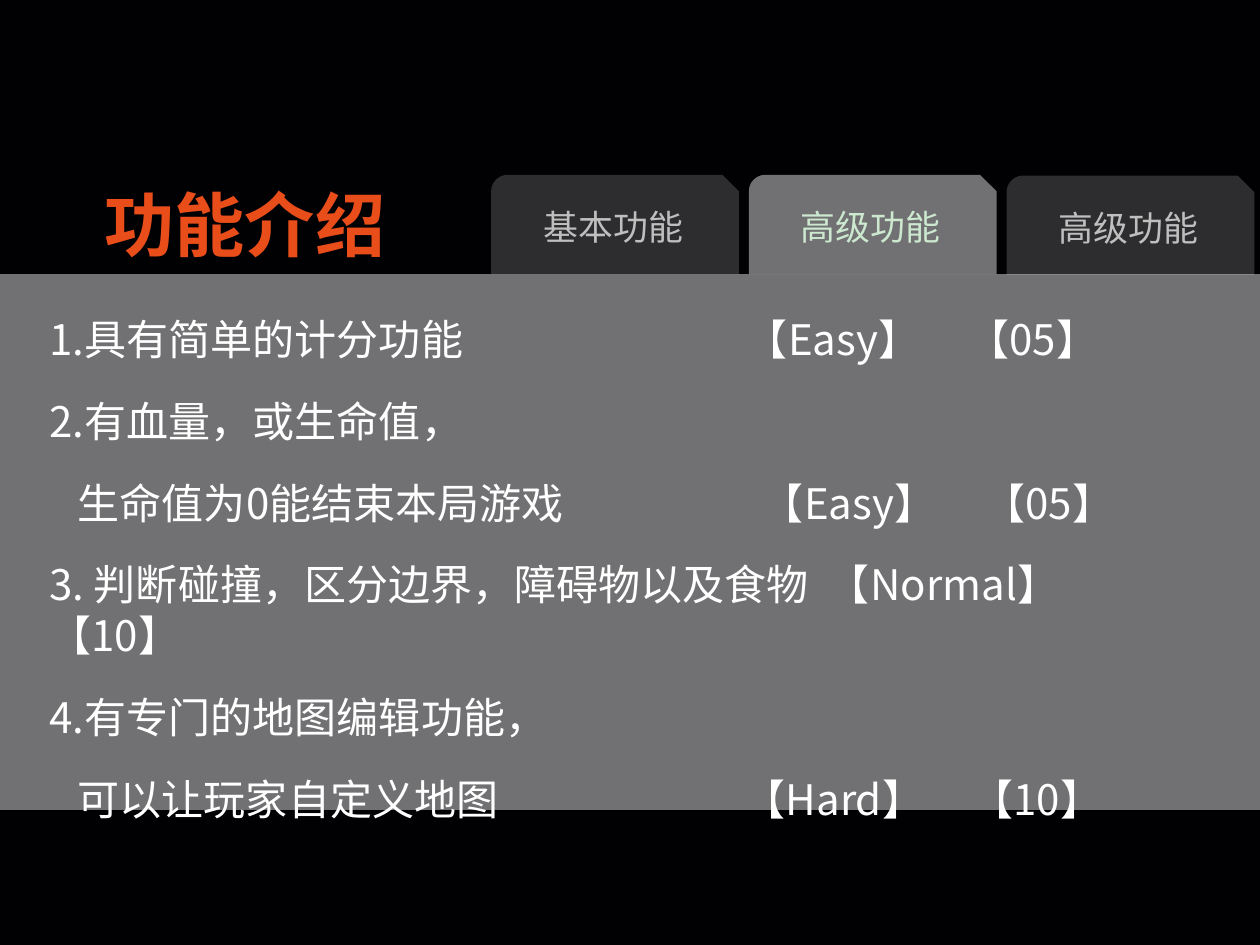
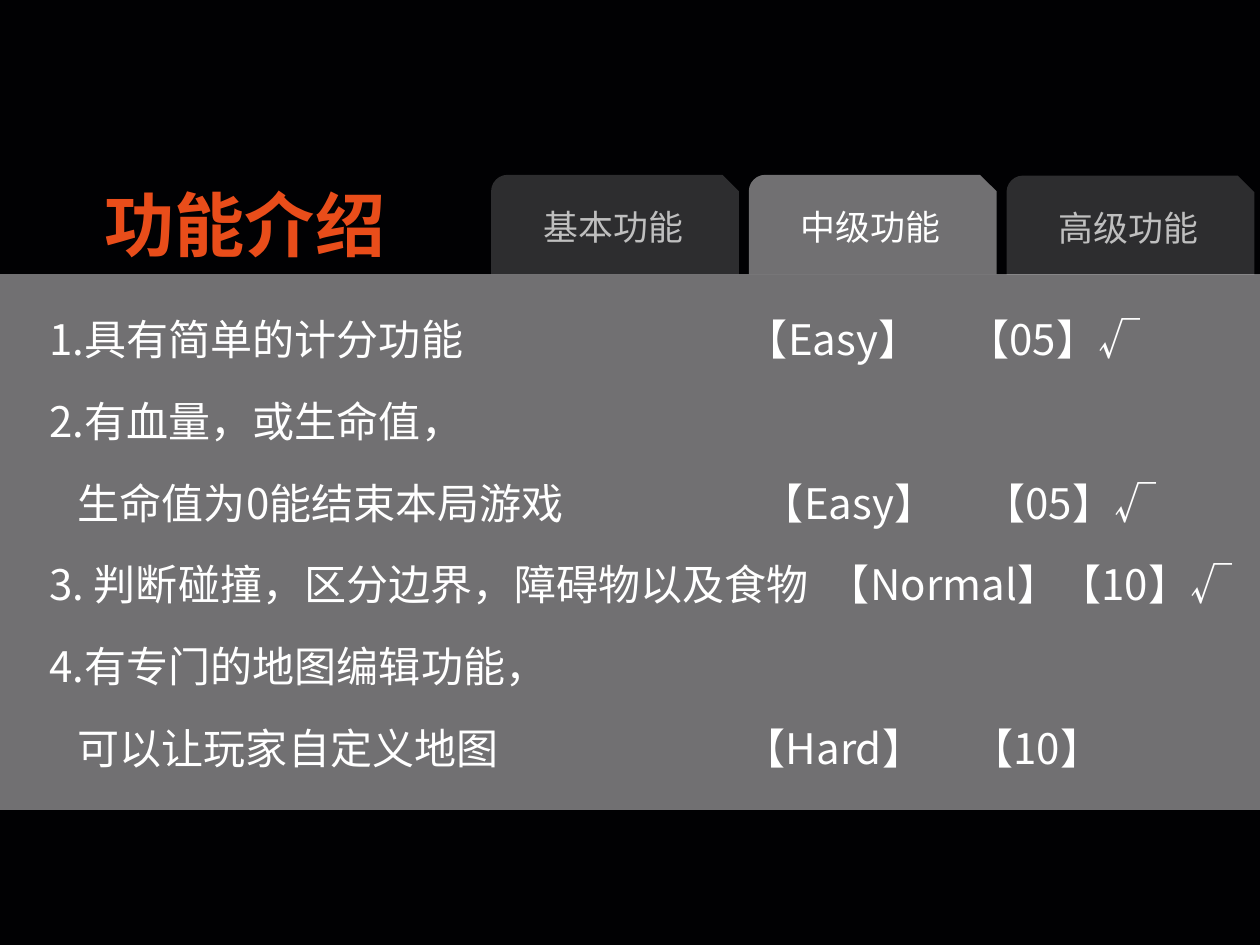
Before and after one commit to CO0kie-SH/15PB-Snake, a slide deck: slide 5 of 5.贪吃蛇PPT示例.pptx. Drawn at 1260x945 pixels with LibreOffice and Linux fonts; fonts in the diff are those of the drawing. Boxes give left, top, right and bottom in pixels: in the first picture for what was removed or moved away, otherwise in the second. Text is boxed around its words. In the diff, an @@ line names an element or a change of style, - is before the commit and + after.

```diff
--- a/5.贪吃蛇PPT示例.pptx
+++ b/5.贪吃蛇PPT示例.pptx
@@ text in snip round rect at (801, 210, 941, 243): text changed; text colour #CCE8CF to #FFFFFF @@
-高级功能
+中级功能
@@ text at (49, 319, 1156, 529): text changed; text colour #CCE8CF to #FFFFFF @@
-1.具有简单的计分功能 【Easy】 【05】
+1.具有简单的计分功能 【Easy】 【05】√
@@ text at (49, 401, 1102, 768): text colour #CCE8CF to #FFFFFF in "2.有血量，或生命值，", "4.有专门的地图编辑功能，", "可以让玩家自定义地图 【Hard】 【10】" @@
@@ text at (49, 483, 1232, 604): text changed; text colour #CCE8CF to #FFFFFF @@
-生命值为0能结束本局游戏 【Easy】 【05】
-3. 判断碰撞，区分边界，障碍物以及食物 【Normal】【10】
+生命值为0能结束本局游戏 【Easy】 【05】√
+3. 判断碰撞，区分边界，障碍物以及食物 【Normal】【10】√
```
Also in this commit, not shown: 11 other slides changed, 5 other files.
